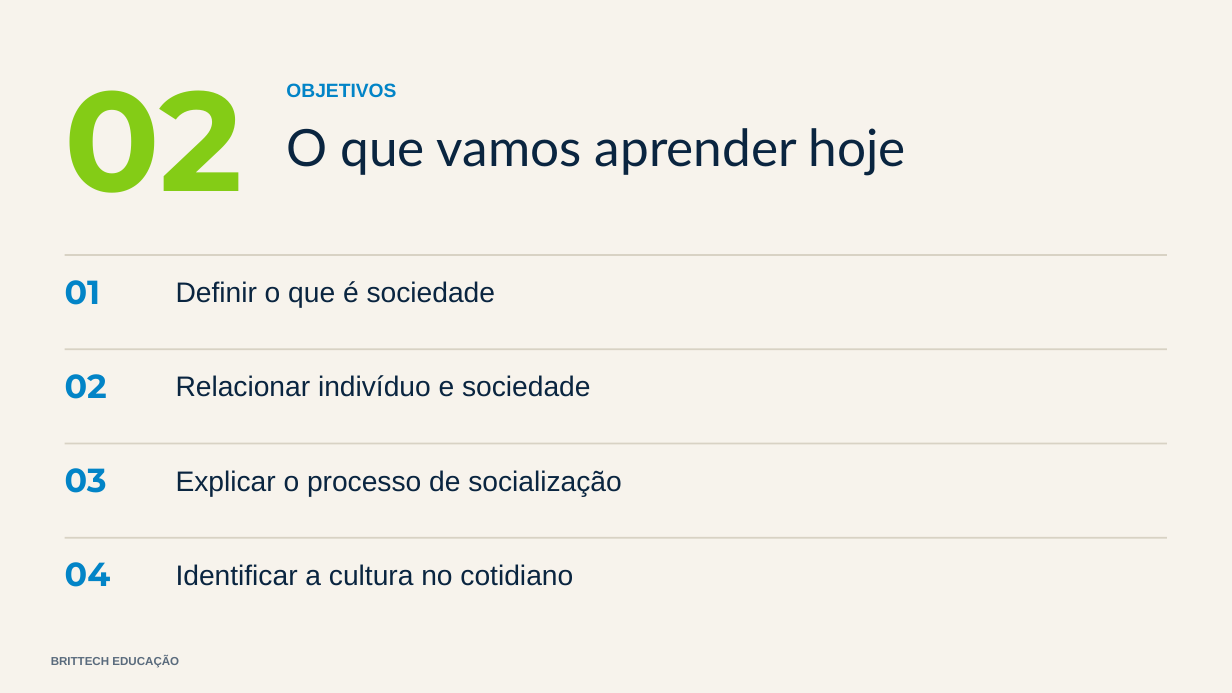
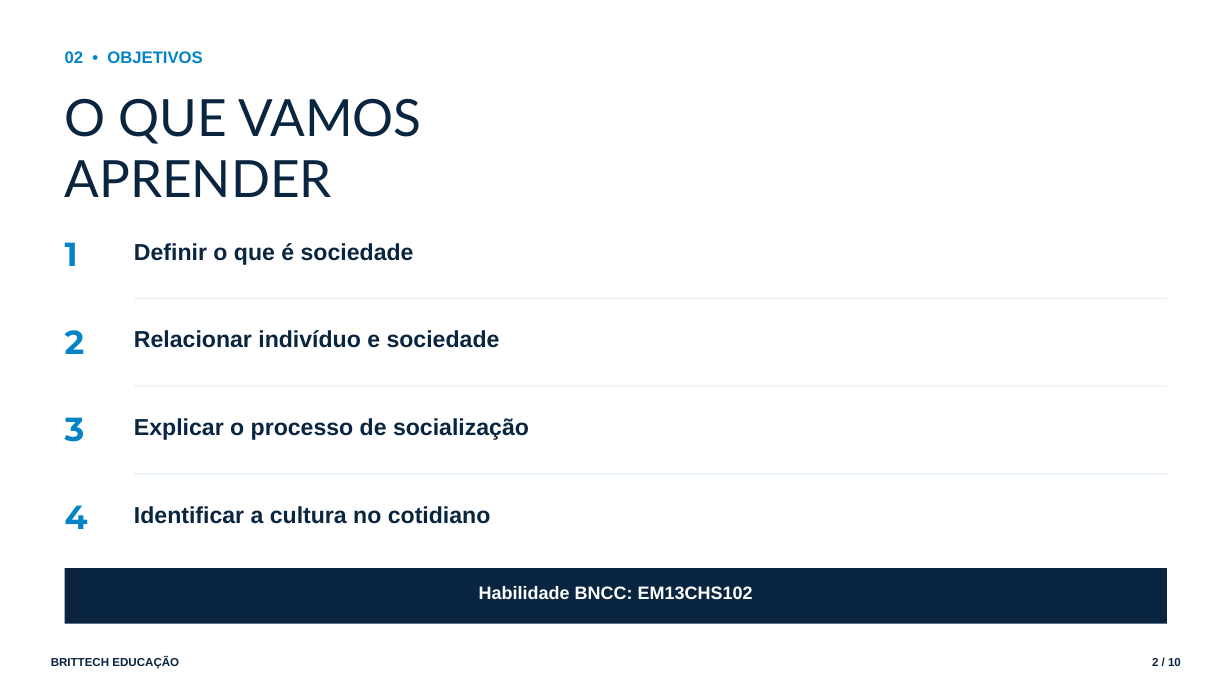
Before and after one commit to thiagollipe-web/brittech-educacao-aulas, a slide deck: slide 2 of ensino-medio/sociologia-1serie-o-que-e-sociedade.pptx. Drawn at 1232x693 pixels with LibreOffice and Linux fonts; fonts in the diff are those of the drawing. Boxes give left, top, right and bottom in pixels: in the first picture for what was removed or moved away, otherwise in the second. Text is boxed around its words. In the diff, an @@ line names an element or a change of style, - is before the commit and + after.

```diff
--- a/ensino-medio/sociologia-1serie-o-que-e-sociedade.pptx
+++ b/ensino-medio/sociologia-1serie-o-que-e-sociedade.pptx
@@ rectangle removed at bbox=[0, 0, 1232, 693] @@
@@ text at bbox=[65, 51, 202, 63]: text changed; size 110 to 13 pt; font Montserrat to Arial; text colour #84CC16 to #0284C7 @@
-02
+02 • OBJETIVOS
@@ text removed at bbox=[286, 83, 396, 98] @@
-OBJETIVOS
@@ text at bbox=[65, 98, 421, 197]: text changed @@
-O que vamos aprender hoje
+O QUE VAMOS
+APRENDER
@@ text "Definir o que é sociedade": place and size @@
-text "Definir o que é sociedade" at bbox=[176, 281, 495, 308]
+text "Definir o que é sociedade" at bbox=[134, 243, 414, 265]
@@ text at bbox=[65, 242, 78, 266]: text changed @@
-01
+1
@@ rectangle removed at bbox=[65, 254, 1167, 256] @@
@@ rectangle: place and size @@
-rectangle at bbox=[65, 348, 1167, 350]
+rectangle at bbox=[134, 298, 1167, 299]
@@ text "Relacionar indivíduo e sociedade": place and size @@
-text "Relacionar indivíduo e sociedade" at bbox=[176, 375, 590, 397]
+text "Relacionar indivíduo e sociedade" at bbox=[134, 330, 500, 348]
@@ text at bbox=[65, 330, 85, 354]: text changed @@
-02
+2
@@ rectangle: place and size @@
-rectangle at bbox=[65, 443, 1167, 445]
+rectangle at bbox=[134, 385, 1167, 387]
@@ text at bbox=[65, 417, 85, 442]: text changed @@
-03
+3
@@ text "Explicar o processo de socialização": place and size @@
-text "Explicar o processo de socialização" at bbox=[176, 470, 622, 497]
+text "Explicar o processo de socialização" at bbox=[134, 418, 529, 440]
@@ fill #D8D2C4 to #EAF3FA in 3 elements at bbox=[134, 298, 1167, 299], bbox=[134, 385, 1167, 387], bbox=[134, 473, 1167, 475] @@
@@ rectangle: place and size @@
-rectangle at bbox=[65, 537, 1167, 539]
+rectangle at bbox=[134, 473, 1167, 475]
@@ text at bbox=[65, 505, 88, 529]: text changed @@
-04
+4
@@ size 22 to 18 pt, bold on; line spacing 1 to 1.05; less space between paragraphs in 4 elements at bbox=[134, 243, 414, 265], bbox=[134, 330, 500, 348], bbox=[134, 418, 529, 440], bbox=[134, 506, 491, 524] @@
@@ text "Identificar a cultura no cotidiano": place and size @@
-text "Identificar a cultura no cotidiano" at bbox=[176, 564, 573, 586]
+text "Identificar a cultura no cotidiano" at bbox=[134, 506, 491, 524]
@@ rectangle added at bbox=[65, 568, 1167, 624], fill #0A2540 @@
@@ text added at bbox=[479, 586, 753, 600], 14 pt, text #FFFFFF, bold @@
+Habilidade BNCC: EM13CHS102
@@ text "BRITTECH EDUCAÇÃO" at bbox=[51, 657, 179, 669]: text colour #5A6B7D to #0A2540; line spacing 1 to 1.05; less space between paragraphs @@
@@ text added at bbox=[1152, 658, 1181, 666], 9 pt, text #0A2540, bold @@
+2 / 10
```
Also in this commit, not shown: 4 other slides changed, 5 slides added, 3 slides removed, 4 other files.
